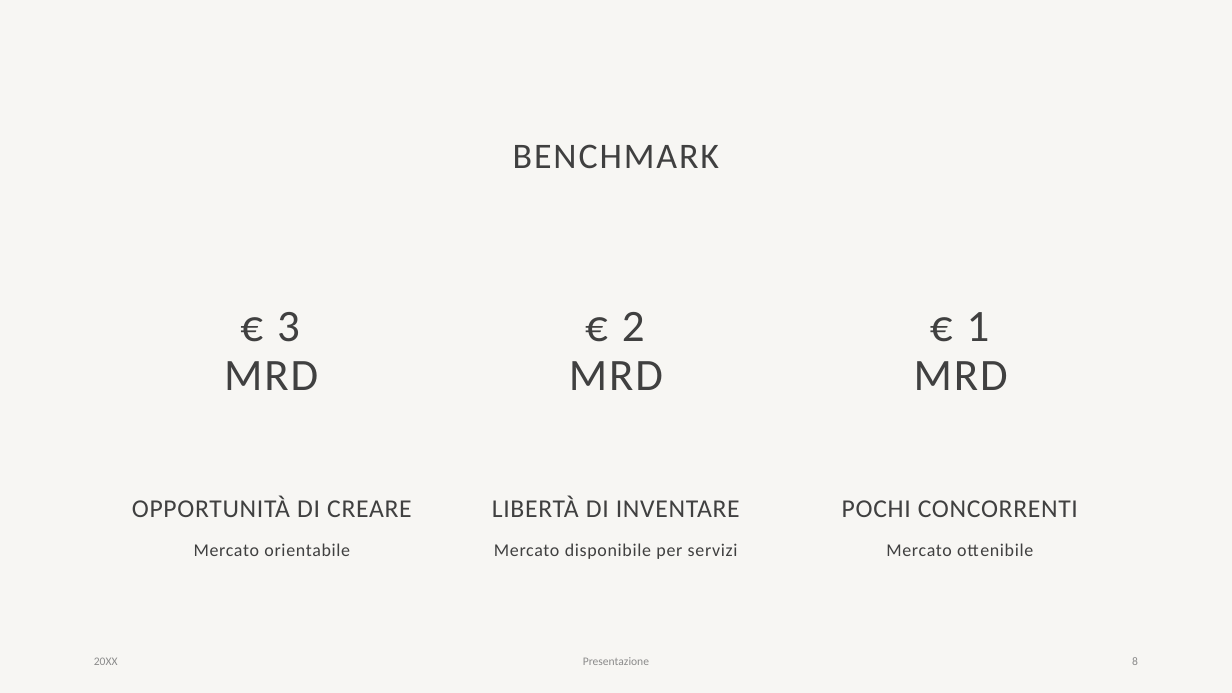
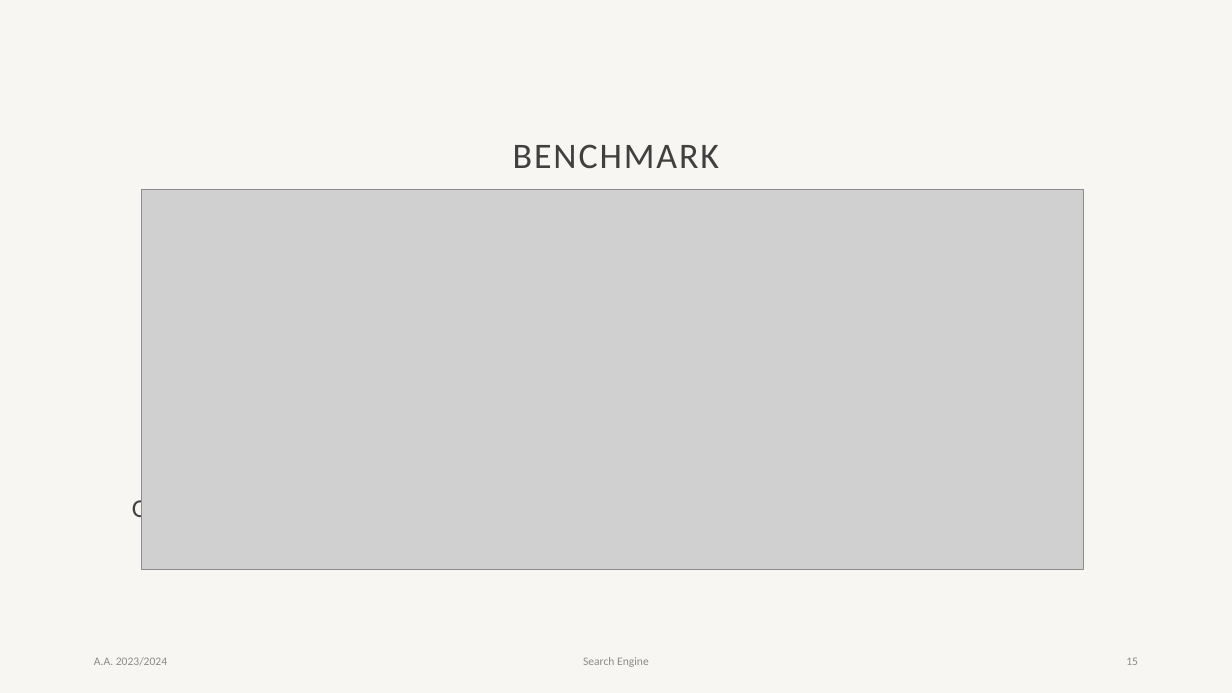
Before and after one commit to alefranco41/Progetto_IR, a slide deck: slide 15 of Progetto_IR_presentazione.pptx (slide 8 before the commit). Drawn at 1232x693 pixels with LibreOffice and Linux fonts; fonts in the diff are those of the drawing; grey boxes stand for pictures; background and template pictures are left out. Boxes give left, top, right and bottom in pixels: in the first picture for what was removed or moved away, otherwise in the second. Text is boxed around its words. In the diff, an @@ line names an element or a change of style, - is before the commit and + after.

```diff
--- a/Progetto_IR_presentazione.pptx
+++ b/Progetto_IR_presentazione.pptx
@@ picture added at (142, 189, 1084, 569) @@
@@ text removed at (224, 312, 318, 390) @@
-€ 3 MRD
@@ text removed at (569, 312, 663, 390) @@
-€ 2 MRD
@@ text removed at (914, 312, 1008, 390) @@
-€ 1 MRD
@@ text removed at (492, 496, 740, 517) @@
-LIBERTÀ DI INVENTARE
@@ text at (94, 657, 167, 665): text changed @@
-20XX
+A.A. 2023/2024
@@ text at (583, 657, 649, 667): text changed @@
-Presentazione
+Search Engine
@@ page number at (1126, 657, 1138, 665): text changed @@
-8
+15
```
Also in this commit, not shown: 4 other slides changed, 10 slides added, 1 slide removed.
